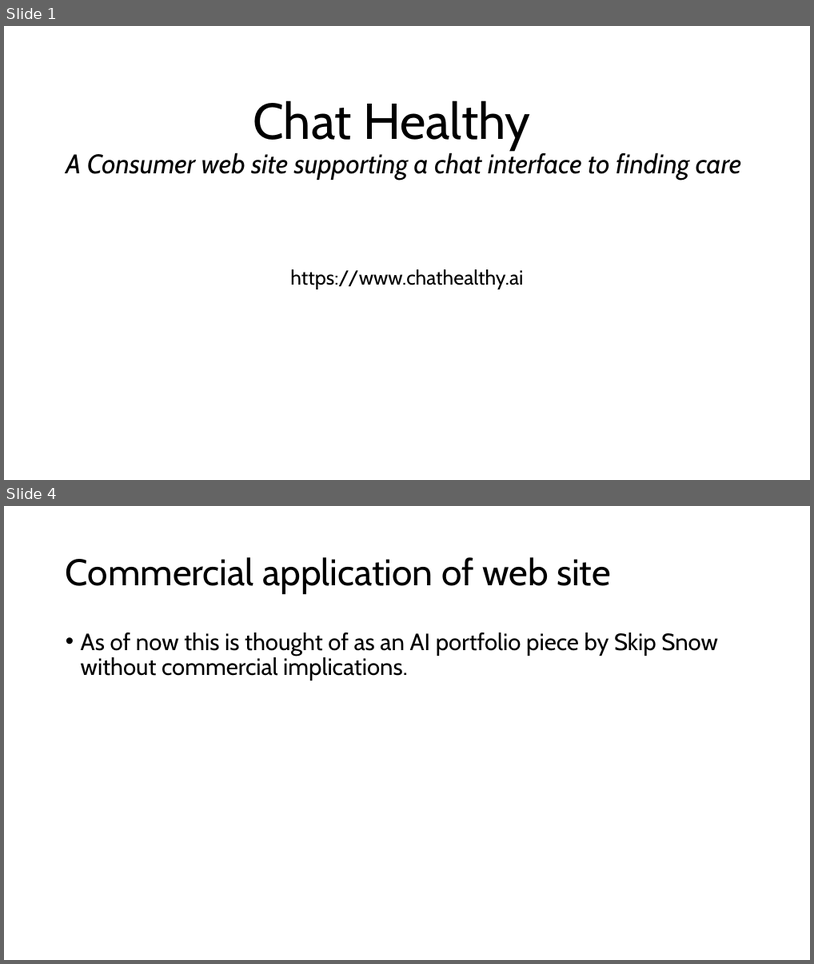
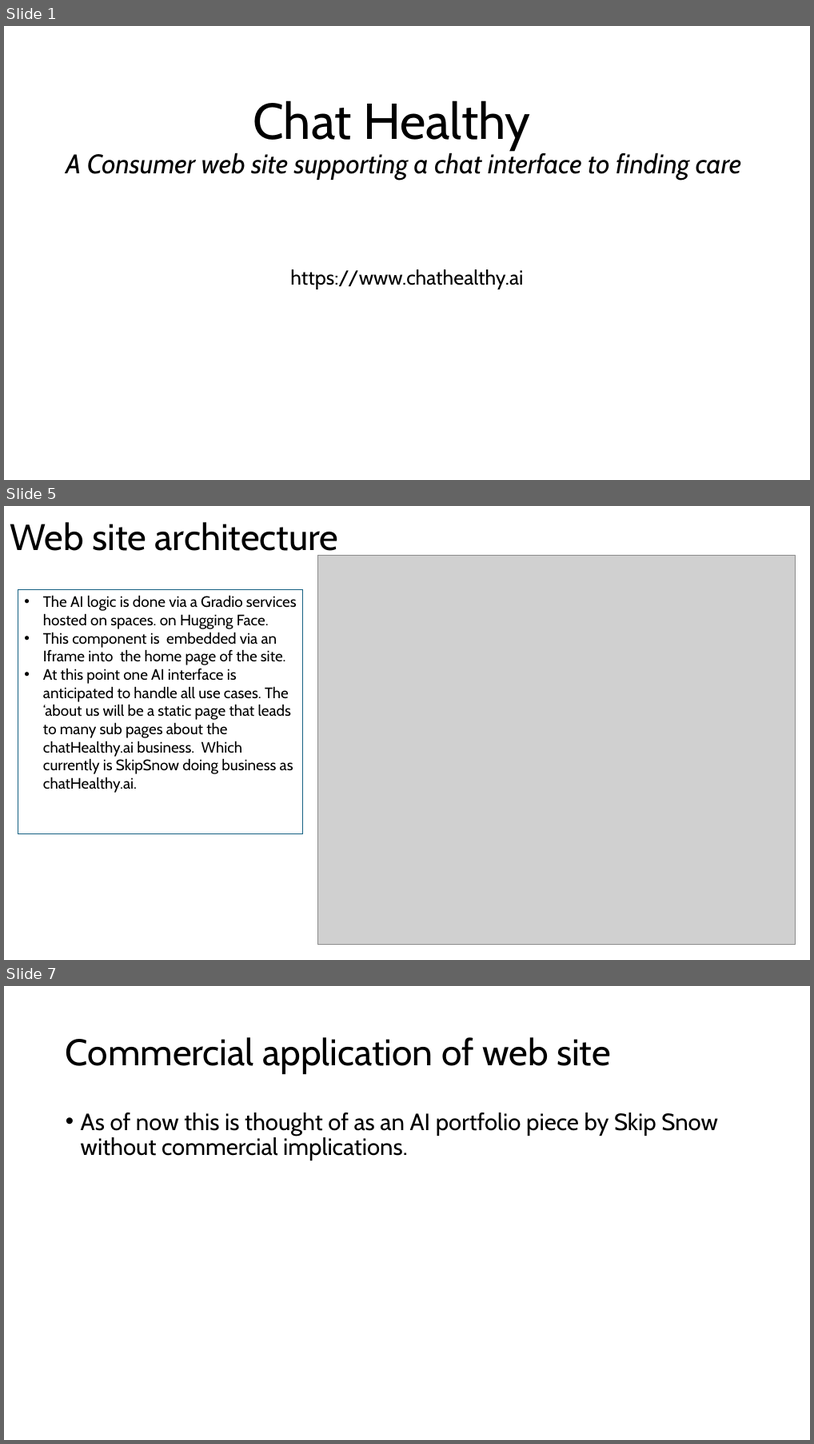
Before and after one commit to SkipSnow/ChatHealthyRepo, a slide deck: Documentation/ProjectArchitecture.pptx. Shown one above the other, each under a label of ours: slides 1 and 4 before the commit, slides 1, 5 and 7 after it; the slides between them are not shown. The pictures are 814x964 and 814x1444 pixels, drawn with LibreOffice and Linux fonts; fonts in the diff are those of the drawing; grey boxes stand for pictures. Boxes give left, top, right and bottom in pixels: in the first picture for what was removed or moved away, otherwise in the second. Text is boxed around its words. In the diff, an @@ line names an element or a change of style, - is before the commit and + after.

```diff
--- a/Documentation/ProjectArchitecture.pptx
+++ b/Documentation/ProjectArchitecture.pptx
@@ slide 5 added at (x1=4, y1=506, x2=810, y2=960), background #FFFFFF @@
@@ title added at (x1=10, y1=522, x2=339, y2=559), 44 pt, text #000000 @@
+Web site architecture
@@ picture added at (x1=318, y1=555, x2=795, y2=944) @@
@@ rectangle added at (x1=18, y1=589, x2=303, y2=834), outline #156082 0.75 pt, 18 pt, text #000000 @@
+• The AI logic is done via a Gradio services hosted on spaces. on Hugging Face.
+• This component is embedded via an Iframe into the home page of the site.
+• At this point one AI interface is anticipated to handle all use cases. The ‘about us will be a static page that leads to many sub pages about the chatHealthy.ai business. Which currently is SkipSnow doing business as chatHealthy.ai.
@@ what was slide 4 is now slide 7 @@
```
Also in this commit, not shown: 2 slides changed, 2 other slides added, 36 other files.
